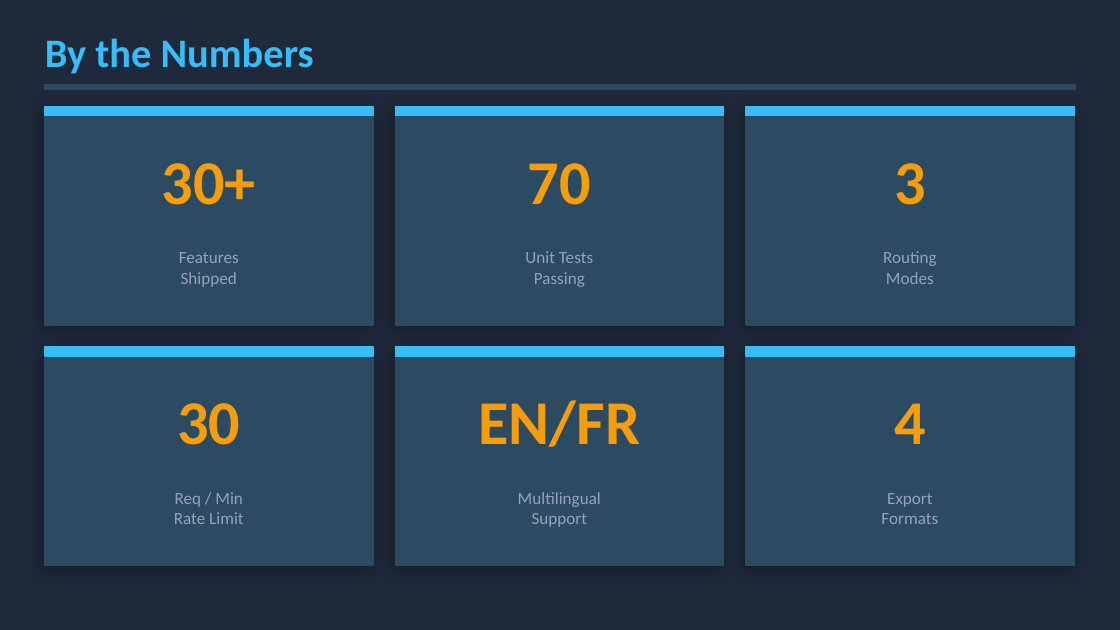
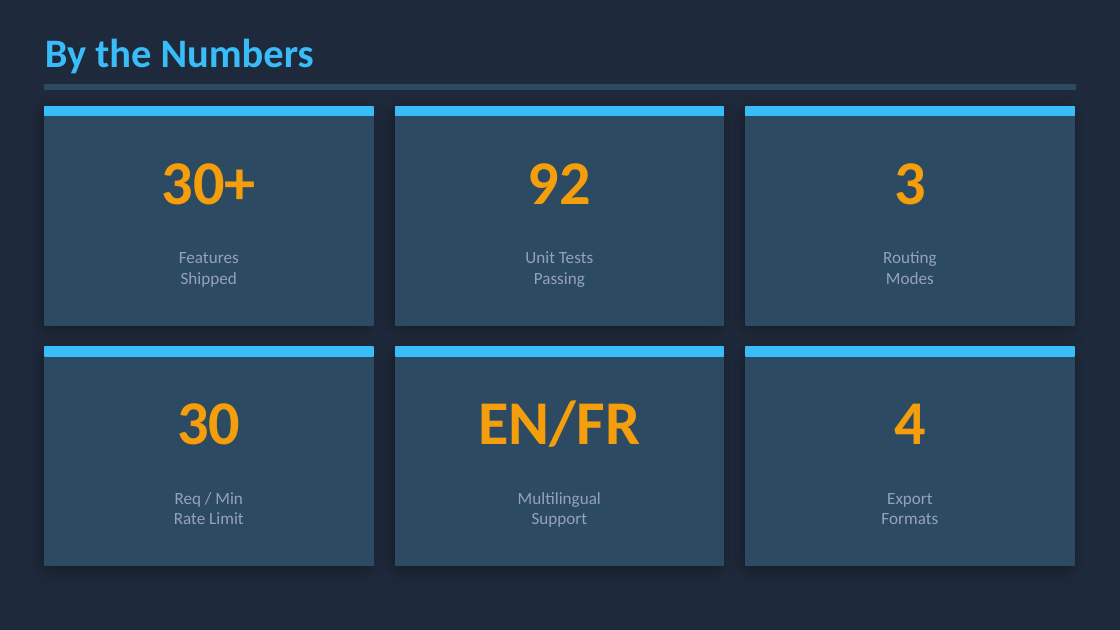
Before and after one commit to AKHydros/Capstone-Project, a slide deck: slide 4 of docs/PMG_Intelligence_Presentation.pptx. Drawn at 1120x630 pixels with LibreOffice and Linux fonts; fonts in the diff are those of the drawing. Boxes give left, top, right and bottom in pixels: in the first picture for what was removed or moved away, otherwise in the second. Text is boxed around its words. In the diff, an @@ line names an element or a change of style, - is before the commit and + after.

```diff
--- a/docs/PMG_Intelligence_Presentation.pptx
+++ b/docs/PMG_Intelligence_Presentation.pptx
@@ text at bbox=[528, 163, 591, 204]: text changed @@
-70
+92
```
Also in this commit, not shown: 8 other files.
